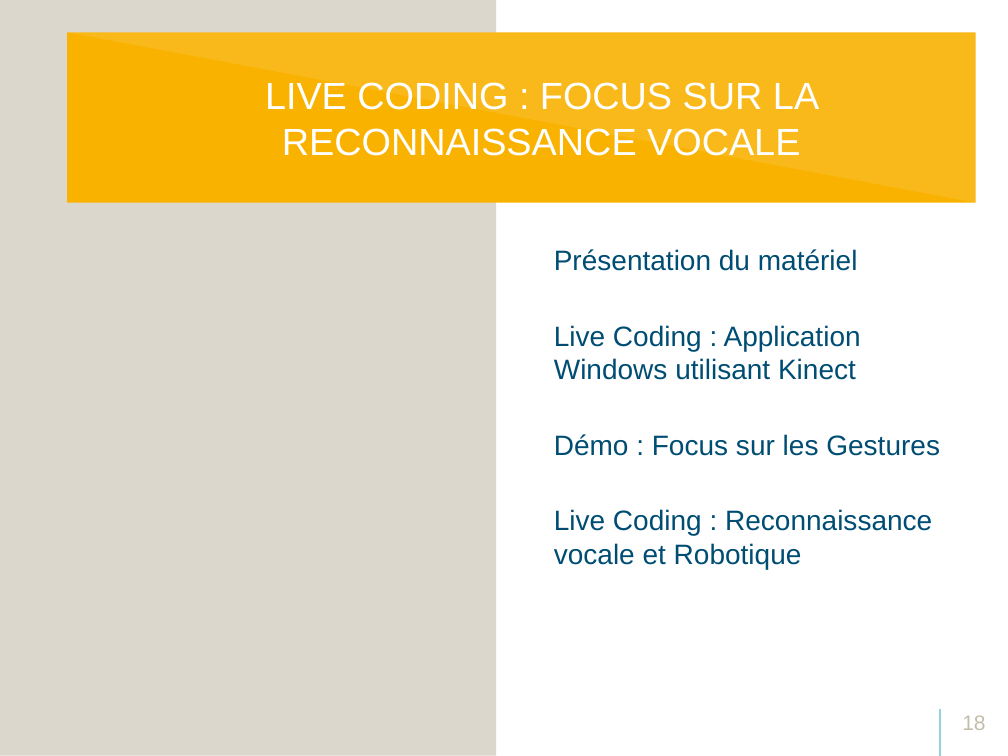
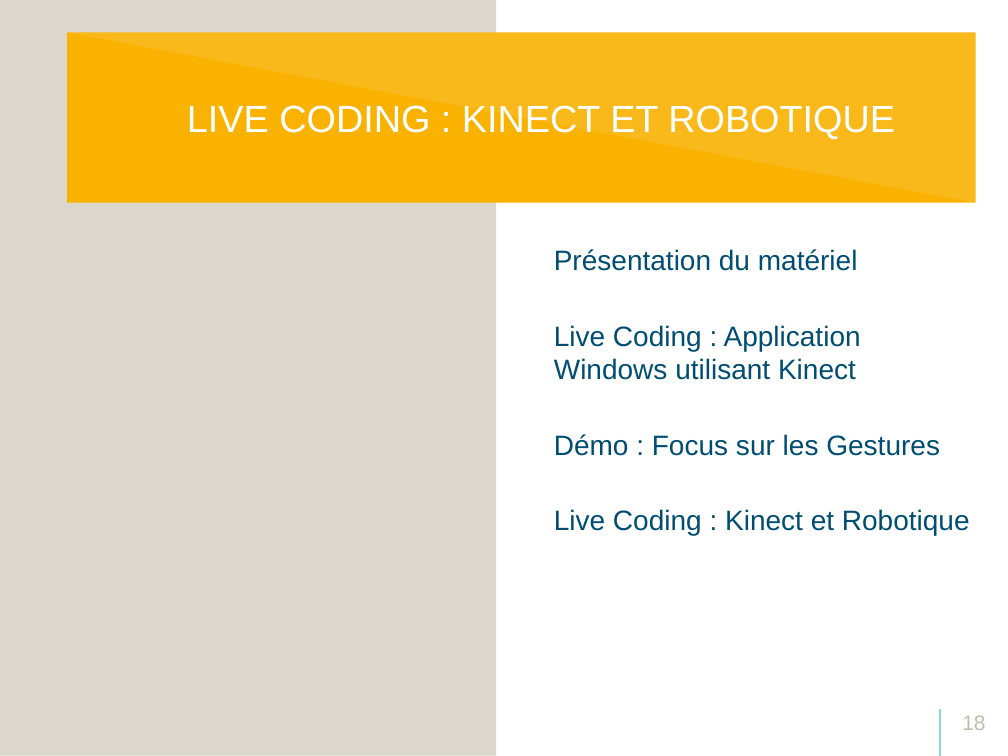
Before and after one commit to svanacker/cen-info-kinect, a slide deck: slide 18 of Talentsoft-RD-Academy-Kinect.pptx. Drawn at 1008x756 pixels with LibreOffice and Linux fonts; fonts in the diff are those of the drawing; background and template pictures are left out. Boxes give left, top, right and bottom in pixels: in the first picture for what was removed or moved away, otherwise in the second. Text is boxed around its words. In the diff, an @@ line names an element or a change of style, - is before the commit and + after.

Commit message:
Fix some change on presentation : Air conditioning and Robot move

```diff
--- a/Talentsoft-RD-Academy-Kinect.pptx
+++ b/Talentsoft-RD-Academy-Kinect.pptx
@@ title at bbox=[187, 105, 895, 139]: text changed @@
-LIVE CODING : FOCUS SUR LA RECONNAISSANCE VOCALE
+LIVE CODING : KINECT ET ROBOTIQUE
@@ text at bbox=[554, 509, 970, 535]: text changed @@
-4. Live Coding : Reconnaissance vocale et Robotique
+4. Live Coding : Kinect et Robotique
```
Also in this commit, not shown: 4 other slides changed, 1 slide added.
